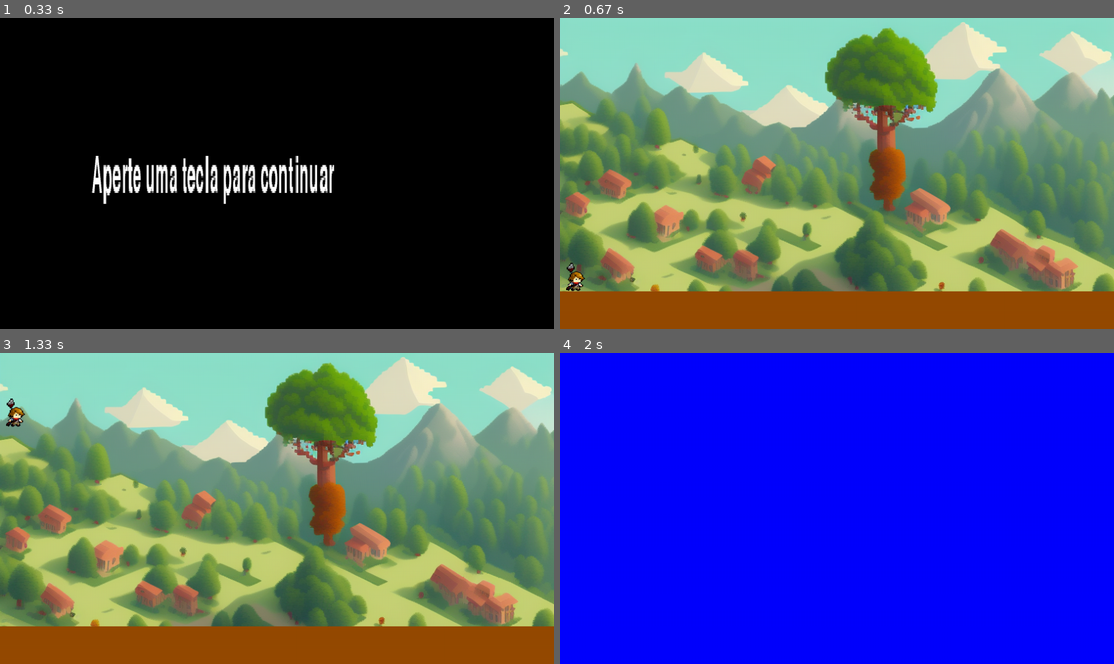
Above: before the commit, frames 1-4 (two rows, left to right).
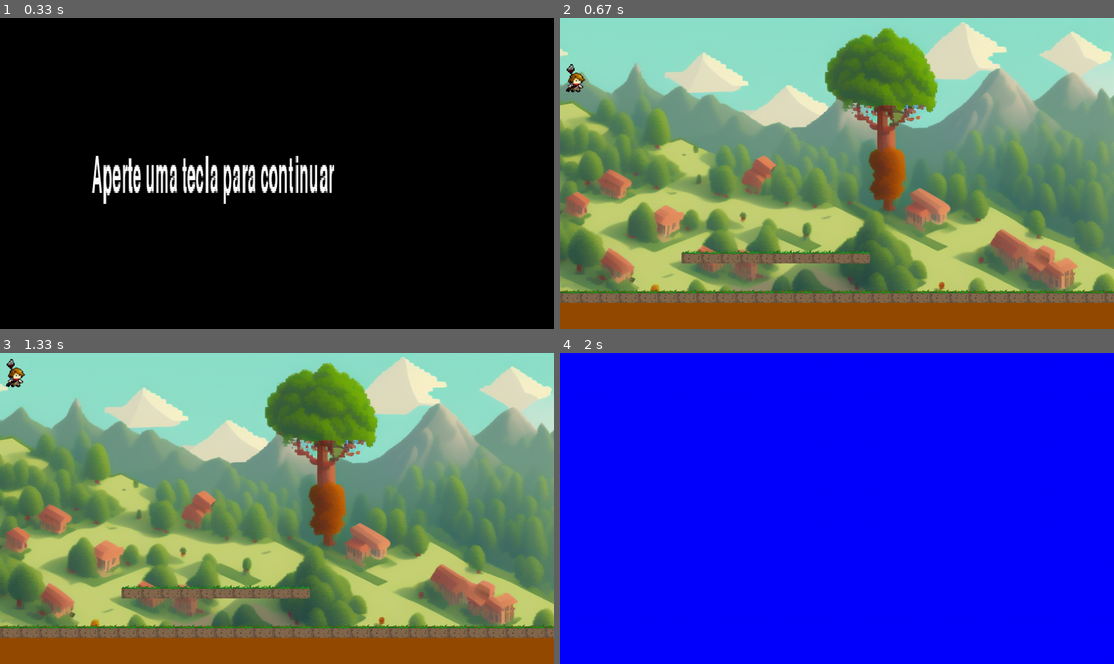
Above: after the commit, the same moments.

Repository: insper-classroom/devlife-23-1-projeto-pygame-luis-e-eduardo
Game: pygame game, started from main/funcoes.py
Two runs of this game, one before a commit and one after it. Both use one fixed random seed, a clock stepped at 60 frames per second and the inputs below.
Inputs (mouse positions are in pixels of both pictures, inside the frame that each line leads up to):
- Up to frame 1 (0.33 s): no input
- Up to frame 2 (0.67 s): hold Right from 0.33 s (still down)
- Up to frame 3 (1.33 s): release Right at 0.8 s; hold Space 0.83-1.3 s; hold Right 0.83-1.3 s
- Up to frame 4 (2 s): click (1014, 499) at 1.38 s

Frame 1 is identical in both runs. In frame 2, 5.4% of the frame differs, in the area x 0-100%, y 14-92%; in frame 3, 5.4%, in the area x 0-100%, y 1-92%; in frame 4, nothing differs.

Commit message:
Html,css e plataformas
Co-authored-by: SocratesMorreu <SocratesMorreu@users.noreply.github.com>

Diff:
--- a/main/assets.py
+++ b/main/assets.py
@@ -1,7 +1,7 @@
 # dicionario para guardar os dados que serao usados para o jogo - tela/desenha
 assets = {}
 
-assets["fundo1"] = "main/assets/imagens/fundo1.png"
+assets["fundo1"] = "assets/imagens/fundo1.png"
 assets["window"] = (912.0,512.0)
 assets["altura_tela"] = assets["window"][1]
 assets["largura_tela"] = assets["window"][0]
--- a/main/funcoes.py
+++ b/main/funcoes.py
@@ -10,16 +10,16 @@
 
 class Plataform(pygame.sprite.Sprite):
 
-    def __init__(self,sprites,plataform,x,y):
+    def __init__(self,sprites,x,y):
         pygame.sprite.Sprite.__init__(self)
-        img_plataforma = pygame.image.load("main\wood1.png")
+        self.plataforma = pygame.sprite.Group()
+        img_plataforma = pygame.image.load("assets/imagens/ground.png")
         self.image = pygame.transform.scale(img_plataforma, assets["bloco"])
         self.rect = self.image.get_rect()
-
         self.rect.x = x
         self.rect.y = y
         sprites.add(self)
-        plataform.add(self)
+        self.plataforma.add(self)
 
 class TelaInicial:
     def __init__(self, window):
@@ -62,10 +62,19 @@
 
         self.window = window
 
-    def recebe_eventos(self):
-
-        velocidade_x = 4
-        velocidade_y = 4
+        for i in range(30):
+            x = 32*i
+            Plataform(self.sprites,x,445)
+        for i in range(5):
+            x = 200+32*i
+            Plataform(self.sprites,x,380)
+        for i in range(5):
+            x = 350+32*i
+            Plataform(self.sprites,x,380)
+    def recebe_eventos(self):
+
+        velocidade_x = 1
+        velocidade_y = 3
 
         clock = pygame.time.Clock()
 
@@ -82,38 +91,18 @@
                 state["velocidade_jogador"][0] += velocidade_x
             elif event.type == pygame.KEYUP and event.key == pygame.K_RIGHT:
                 state["velocidade_jogador"][0] -= velocidade_x
-
             if event.type == pygame.KEYDOWN and event.key == pygame.K_LEFT:
                 state["velocidade_jogador"][0] -= velocidade_x
             elif event.type == pygame.KEYUP and event.key == pygame.K_LEFT:
                 state["velocidade_jogador"][0] += velocidade_x
-
-
             if event.type == pygame.KEYDOWN and event.key == pygame.K_SPACE:
+                #implementar condicao do jagor piular quando estiver no chao ou quando houver colisao
                 state["velocidade_jogador"][1] -= velocidade_y
             elif event.type == pygame.KEYUP and event.key == pygame.K_SPACE:
                 state["velocidade_jogador"][1] += velocidade_y
 
-        if self.jogador.rect.x < 862:
-            self.jogador.rect.x = abs(self.jogador.rect.x + state["velocidade_jogador"][0])
-        else:
-            self.jogador.rect.x = 862
-
-        if self.jogador.rect.x > 0:
-            self.jogador.rect.x = abs(self.jogador.rect.x + state["velocidade_jogador"][0])
-        else:
-            self.jogador.rect.x = 0
-
-        if self.jogador.rect.y < 400:
-            self.jogador.rect.y = abs(self.jogador.rect.y + state["velocidade_jogador"][1]) + (state["aceleracao_gravidade"])
-        else:
-            self.jogador.rect.y = 400
-
-        if self.jogador.rect.y > 0:
-            self.jogador.rect.y = abs(self.jogador.rect.y + state["velocidade_jogador"][1]) + (state["aceleracao_gravidade"])
-        else:
-            self.jogador.rect.y = 0
-
+
+        self.sprites.update()
         clock.tick(120)
 
         return self
@@ -151,27 +140,39 @@
         pygame.init()
         pygame.sprite.Sprite.__init__(self)
 
-        mario = pygame.image.load("main/assets/imagens/personagem_principal.png")
+        mario = pygame.image.load("assets/imagens/personagem_principal.png")
         self.image = pygame.transform.scale(mario, (50,50))
 
         self.rect = self.image.get_rect()
 
         #posicao do jogador
-        self.rect.x = float(state["posicao_jogador"][0])
-        self.rect.y = float(state["posicao_jogador"][1])
+        # self.rect.x = float(state["posicao_jogador"][0])
+        # self.rect.y = float(state["posicao_jogador"][1])
 
         #velocidade jogador
 
     def update(self):
 
-        if self.rect.x + self.rect.width >= 912.0:
-            self.rect.x = 912.0 - self.rect.width
-        if self.rect.x  < 0.0:
-            self.rect.x = 0.0
-        if self.rect.y + self.rect.height >= 450.0:
-            self.rect.y = 450.0 - self.rect.height
-        if self.rect.y < 0.0:
-            self.rect.y = 0.0
+        if self.rect.x < 862:
+            self.rect.x = abs(self.rect.x + state["velocidade_jogador"][0])
+        else:
+            self.rect.x = 862
+
+        if self.rect.x > 0:
+            self.rect.x = abs(self.rect.x + state["velocidade_jogador"][0])
+        else:
+            self.rect.x = 0
+
+        if self.rect.y < 400:
+            self.rect.y = abs(self.rect.y + state["velocidade_jogador"][1]) + (state["aceleracao_gravidade"])
+        else:
+            self.rect.y = 400
+
+        if self.rect.y > 0:
+            self.rect.y = abs(self.rect.y + state["velocidade_jogador"][1]) + (state["aceleracao_gravidade"])
+        else:
+            self.rect.y = 0
+
 
 class Jogo:
 
Binary file added: docs/imagem_2023-04-20_160619261-removebg-preview.png
Binary file added: docs/insper.png
Binary file added: docs/jogo.png
Binary file added: docs/life.png
Binary file added: docs/tracinhos-removebg-preview.png
Binary file added: main/assets/imagens/ground.png
Not shown, changed: docs/index.html
Not shown, added: docs/style.css
